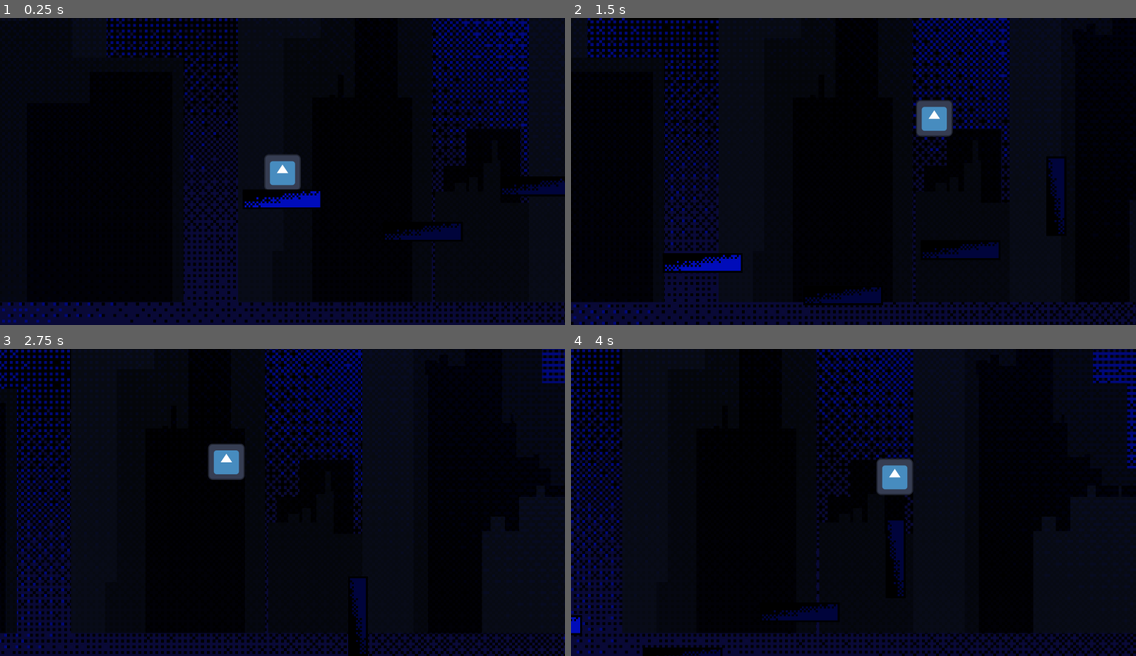
Above: before the commit, frames 1-4 (two rows, left to right).
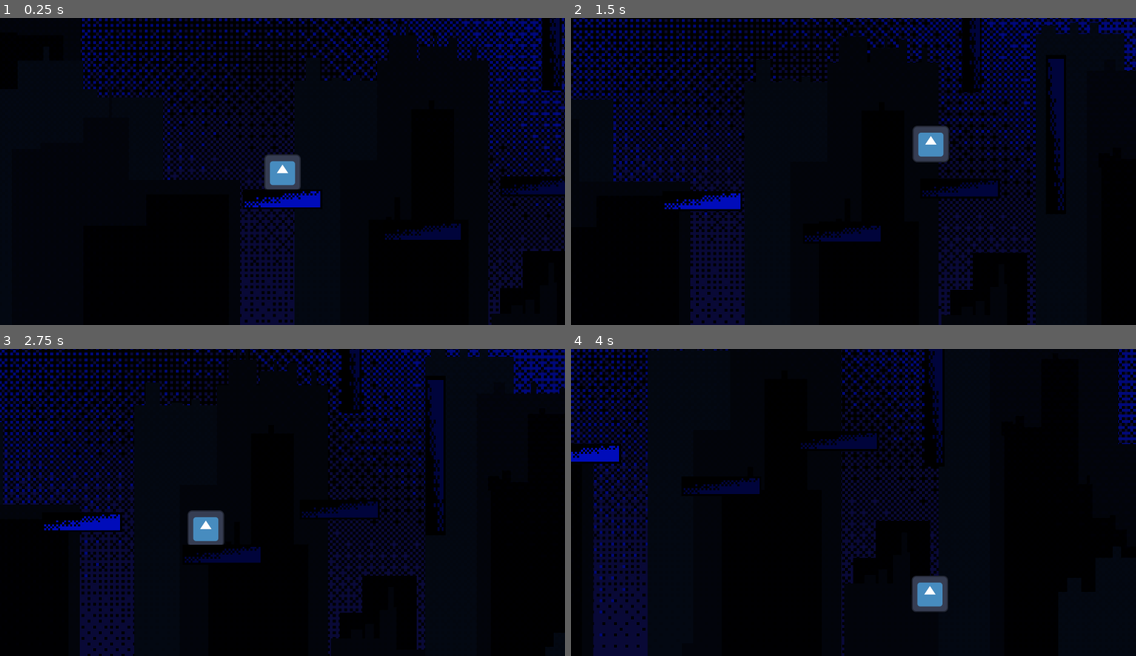
Above: after the commit, the same moments.

Repository: eeMalm/EntropyProjectReal
Game: Godot game, scene res://World.tscn
The game is run twice, just before and just after one commit, with the same random seed, the same clock (stepped at 60 frames per second) and the same inputs. The engine's default icon, where the game draws it, is replaced by a stand-in: a white triangle on a blue panel in a dark square.
Inputs:
- Up to frame 1 (0.25 s): no input
- Up to frame 2 (1.5 s): hold Right (ui_right) from 0.53 s (still down); tap Shift (Dash) at 0.6 s; tap Up (ui_up) at 0.77, 0.8, 1.07, 1.35 s
- Up to frame 3 (2.75 s): tap Up (ui_up) at 1.52, 1.82, 2.3 s; tap Shift (Dash) at 1.55, 2.1 s; release Right (ui_right) at 2.03 s; hold Left (ui_left) from 2.03 s (still down)
- Up to frame 4 (4 s): release Left (ui_left) at 2.78 s; hold Right (ui_right) from 2.78 s (still down); tap Shift (Dash) at 2.85 s; tap Up (ui_up) at 3.02, 3.32, 3.6, 3.77 s

The runs differ from the first frame. In frame 1, 20% of the frame differs, in the area x 0-100%, y 0-100%; in frame 2, 30%; in frame 3, 36%; in frame 4, 21%.

Commit message:
Did Some stuff
dont really remember what

Diff:
--- a/entropy/Player.tscn
+++ b/entropy/Player.tscn
@@ -1,7 +1,8 @@
-[gd_scene load_steps=4 format=3 uid="uid://cyygmes76je0j"]
+[gd_scene load_steps=5 format=3 uid="uid://cyygmes76je0j"]
 
 [ext_resource type="Script" path="res://player.gd" id="1_olopp"]
 [ext_resource type="Texture2D" uid="uid://wuh6aoqow756" path="res://icon.svg" id="2_q2gjm"]
+[ext_resource type="AudioStream" uid="uid://s1aqi3ona36u" path="res://Pipe.mp3" id="3_8jfsm"]
 
 [sub_resource type="RectangleShape2D" id="RectangleShape2D_s6ykx"]
 size = Vector2(114, 116)
@@ -17,6 +18,12 @@
 shape = SubResource("RectangleShape2D_s6ykx")
 
 [node name="Dash_Timer" type="Timer" parent="."]
+process_physics_priority = 100
+process_callback = 0
 wait_time = 0.2
+one_shot = true
+
+[node name="AudioStreamPlayer2D" type="AudioStreamPlayer2D" parent="."]
+stream = ExtResource("3_8jfsm")
 
 [connection signal="timeout" from="Dash_Timer" to="." method="_on_dash_timer_timeout"]
--- a/entropy/World.tscn
+++ b/entropy/World.tscn
@@ -29,11 +29,11 @@
 texture = ExtResource("3_yyt8v")
 
 [node name="ParallaxLayer2" type="ParallaxLayer" parent="ParallaxBackground"]
-motion_scale = Vector2(0.6, 0)
+motion_scale = Vector2(0.8, 0.8)
 motion_offset = Vector2(500, 0)
 
 [node name="Sprite2D" type="Sprite2D" parent="ParallaxBackground/ParallaxLayer2"]
-modulate = Color(0.101961, 0.141176, 0.243137, 0.87451)
+modulate = Color(0.0392157, 0.0941176, 0.192157, 0.956863)
 texture_filter = 1
 scale = Vector2(10, 10)
 texture = ExtResource("3_rig4i")
@@ -77,10 +77,25 @@
 [node name="Platform2" type="CollisionShape2D" parent="Level/Platform3"]
 shape = SubResource("RectangleShape2D_ikxdl")
 
+[node name="Platform5" type="StaticBody2D" parent="Level"]
+self_modulate = Color(0, 0, 0, 0)
+position = Vector2(943.999, -563.001)
+rotation = -1.5708
+scale = Vector2(2, 1)
+
+[node name="Platform" type="Sprite2D" parent="Level/Platform5"]
+texture_filter = 1
+scale = Vector2(7, 7)
+texture = ExtResource("4_07rcc")
+
+[node name="Platform2" type="CollisionShape2D" parent="Level/Platform5"]
+shape = SubResource("RectangleShape2D_ikxdl")
+
 [node name="Platform4" type="StaticBody2D" parent="Level"]
 self_modulate = Color(0, 0, 0, 0)
 position = Vector2(1239, -135)
 rotation = -1.5708
+scale = Vector2(2, 1)
 
 [node name="Platform" type="Sprite2D" parent="Level/Platform4"]
 texture_filter = 1
--- a/entropy/player.gd
+++ b/entropy/player.gd
@@ -1,21 +1,24 @@
 extends CharacterBody2D
 
 
-var SPEED = 8000.0
+var SPEED = 5000.0
 var MAX_SPEED = 600.0
 var FRICTION = 0.25
 var JUMP_VELOCITY = -1000.0
-var WALLJUMP_VELOCITY = -700.0
+var WALLJUMP_VELOCITY = -800.0
 var GRAVITY = 2900.0
 var DASH_VELOCITY = 2000
 var dashes = 1
 var DASH_AMOUNT = 1
 var jumps = 1
-var JUMP_AMOUNT = 2
-var walljumps = 4
-var WJUMPS_AMOUNT = 4
+var JUMP_AMOUNT = 1
+var walljumps = 10
+var WJUMPS_AMOUNT = 10
+var isDashing = false
 
 func _physics_process(delta: float) -> void:
+
+	var direction := Input.get_axis("ui_left", "ui_right")
 	# Add the gravity.
 	if is_on_floor():
 		dashes = DASH_AMOUNT
@@ -23,49 +26,59 @@
 		walljumps = WJUMPS_AMOUNT
 	if not is_on_floor():
 
-
 		if velocity.y > 0:
-			velocity.y += GRAVITY * 1.5 * delta
+			velocity.y += GRAVITY * 1.3 * delta
 		else:
 			velocity.y += GRAVITY * 0.8 * delta
 
+	if not isDashing:
+		# Handle jump.
+		if Input.is_action_just_pressed("ui_up"):
+			if is_on_wall_only() && walljumps > 0:
+				velocity.y = WALLJUMP_VELOCITY
+				walljumps -= 1;
+				dashes = DASH_AMOUNT
+			elif jumps > 0:
+				velocity.y = JUMP_VELOCITY
+				jumps -= 1
 
-	# Handle jump.
-	if Input.is_action_just_pressed("ui_up") && jumps > 0:
-		if is_on_wall_only() && walljumps > 0:
-			velocity.y = WALLJUMP_VELOCITY
-			walljumps -= 1;
+		# Get the input direction and handle the movement/deceleration.
+		# As good practice, you should replace UI actions with custom gameplay actions.
+
+		if direction == 1:
+			print(velocity.x)
+			if velocity.x < MAX_SPEED:
+				velocity.x += SPEED * delta;
+
+		elif direction == -1:
+			print(velocity.x)
+			if velocity.x > -MAX_SPEED:
+				velocity.x -= SPEED * delta;
 		else:
-			velocity.y = JUMP_VELOCITY
-			jumps -= 1
+			velocity.x *= FRICTION
 
-	# Get the input direction and handle the movement/deceleration.
-	# As good practice, you should replace UI actions with custom gameplay actions.
-	var direction := Input.get_axis("ui_left", "ui_right")
-	if direction == 1:
-		if velocity.x < MAX_SPEED:
-			velocity.x += SPEED * delta;
-
-	elif direction == -1:
-		if velocity.x > -MAX_SPEED:
-			velocity.x -= SPEED * delta;
-	else:
-		velocity.x *= FRICTION
 	if Input.is_action_just_pressed("Dash") && dashes > 0:
 		if direction == 1:
 			$Dash_Timer.start()
+			isDashing = true
 			velocity.x = DASH_VELOCITY
 			velocity.y = 0
 			dashes -= 1
 
 		elif direction == -1:
+			isDashing = true
 			velocity.x = -DASH_VELOCITY
 			$Dash_Timer.start()
 			velocity.y = 0
 			dashes -= 1
-
+	if(position.y > 1400):
+		die()
 	move_and_slide()
 
 func _on_dash_timer_timeout():
+	isDashing = false
 	if abs(velocity.x) > MAX_SPEED:
-		velocity.x = 0
+		velocity.x *= 0.1
+
+func die():
+	get_tree().quit()
Binary file added: entropy/BlackWhiteParticle.png
Not shown, added: entropy/BlackWhiteParticle.png.import
Not shown, added: entropy/Pipe.mp3.import
Binary file added: entropy/RedParticle.png
Not shown, added: entropy/RedParticle.png.import
Not shown, added: entropy/Pipe.mp3
